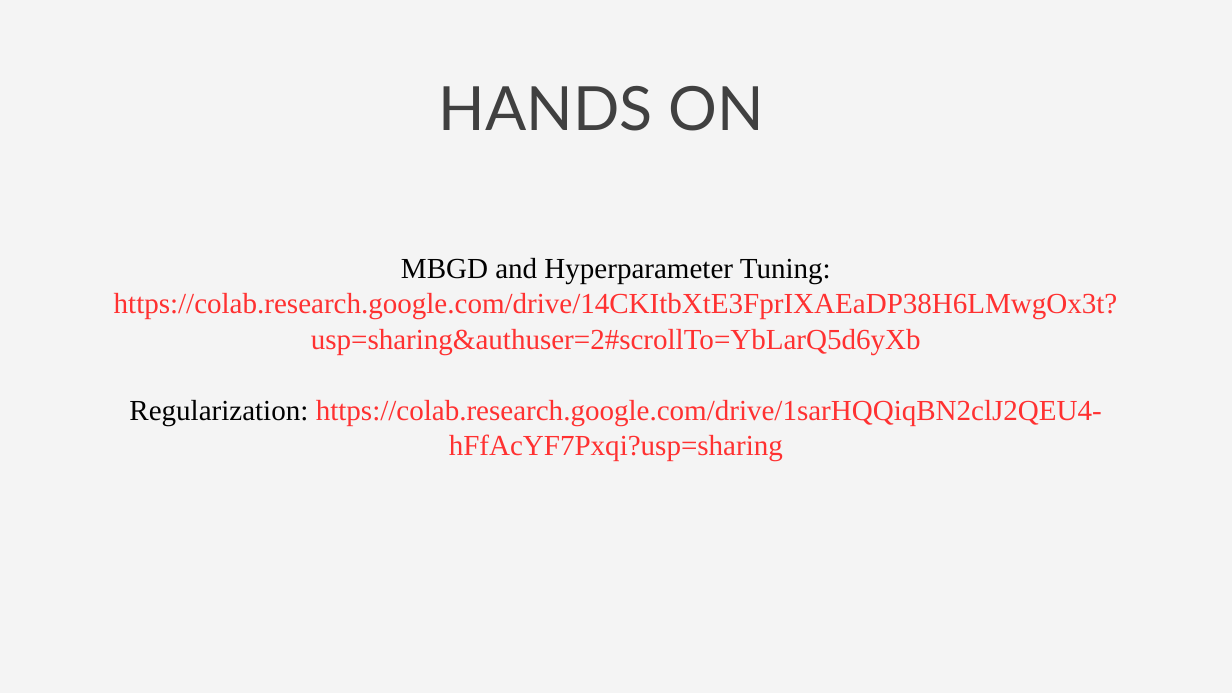
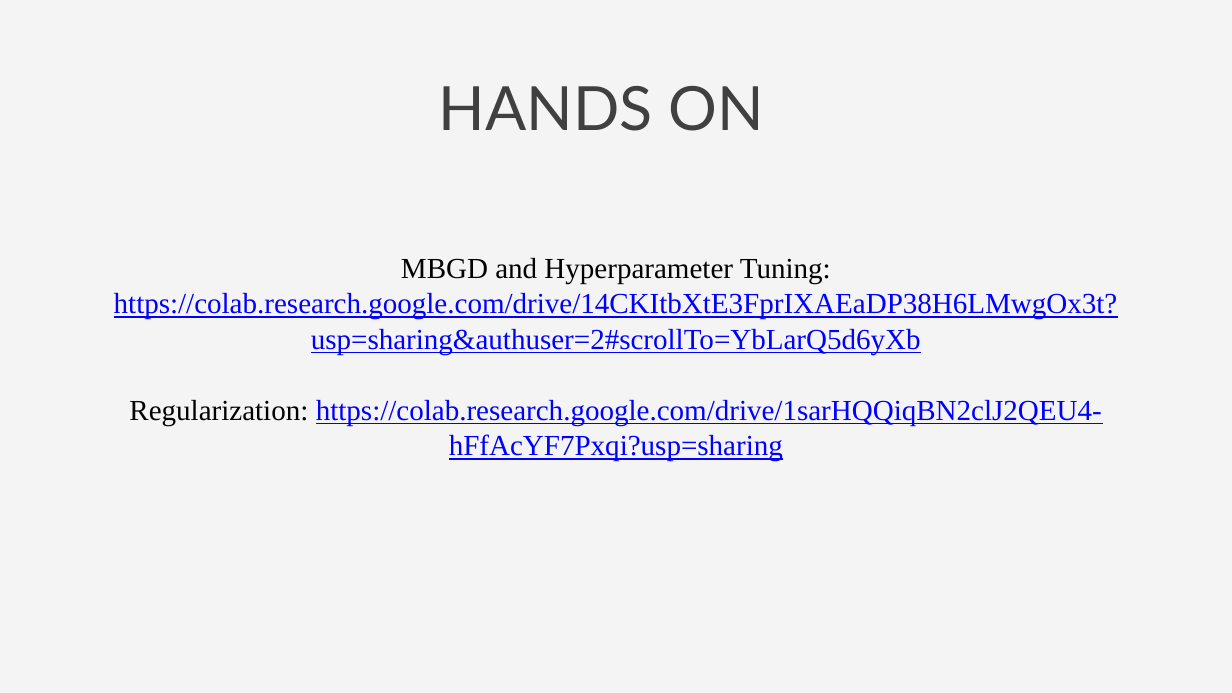
Before and after one commit to shravan-18/Deep-Learning-Lab-Resources, a slide deck: slide 13 of Lab-2/Lab-2.pptx. Drawn at 1232x693 pixels with LibreOffice and Linux fonts; fonts in the diff are those of the drawing. Boxes give left, top, right and bottom in pixels: in the first picture for what was removed or moved away, otherwise in the second. Text is boxed around its words. In the diff, an @@ line names an element or a change of style, - is before the commit and + after.

```diff
--- a/Lab-2/Lab-2.pptx
+++ b/Lab-2/Lab-2.pptx
@@ text "MBGD and Hyperparameter Tuning: https://colab.research.googl ..." at box(114, 257, 1118, 461): text colour #FF3131 to #0000FF, underline on in "https://colab.research.google.com/drive/14CKItbXtE3FprIXAEaD ...", "https://colab.research.google.com/drive/1sarHQQiqBN2clJ2QEU4 ..." @@
```
Also in this commit, not shown: 1 other slide changed, 3 other files.
